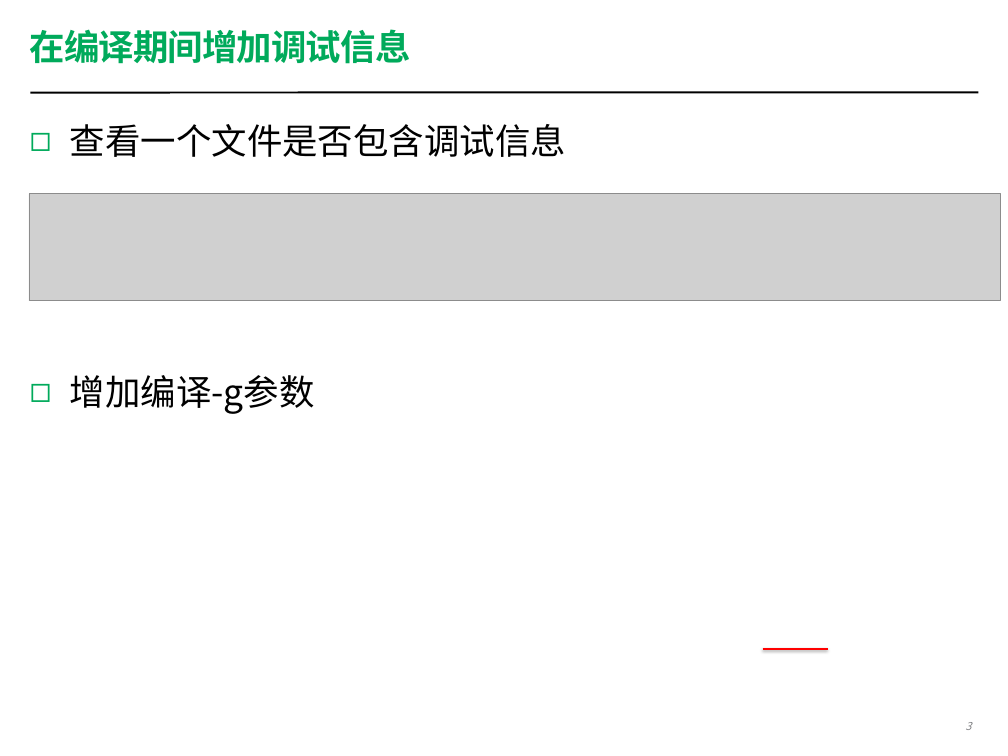
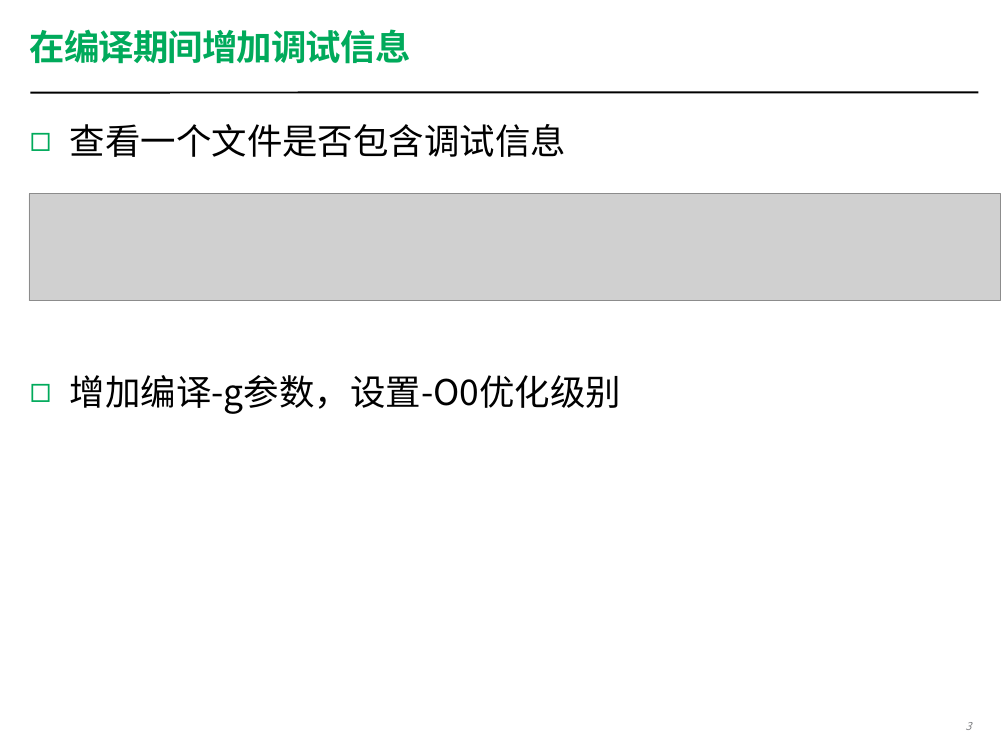
Before and after one commit to coney/c-training, a slide deck: slide 3 of Debug/Debug-SH/session1/Debugging Workshop 1.pptx. Drawn at 1008x756 pixels with LibreOffice and Linux fonts; fonts in the diff are those of the drawing; grey boxes stand for pictures. Boxes give left, top, right and bottom in pixels: in the first picture for what was removed or moved away, otherwise in the second. Text is boxed around its words. In the diff, an @@ line names an element or a change of style, - is before the commit and + after.

```diff
--- a/Debug/Debug-SH/session1/Debugging Workshop 1.pptx
+++ b/Debug/Debug-SH/session1/Debugging Workshop 1.pptx
@@ text at (x1=70, y1=375, x2=621, y2=414): text changed @@
-◻ 增加编译-g参数
+◻ 增加编译-g参数，设置-O0优化级别
@@ line removed from (763, 649) to (828, 649) @@
```
Also in this commit, not shown: 4 other slides changed, 1 slide removed, 29 other files.
